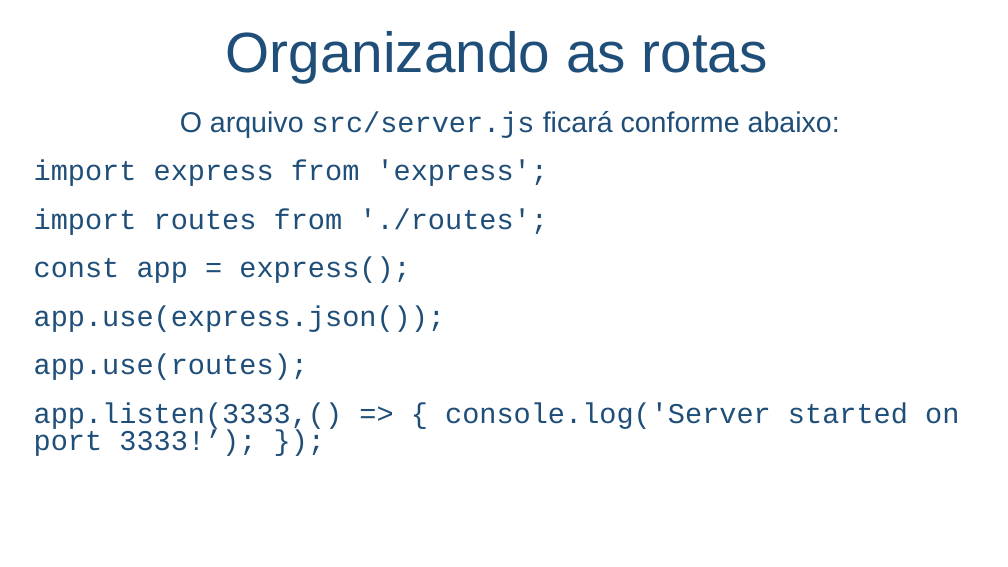
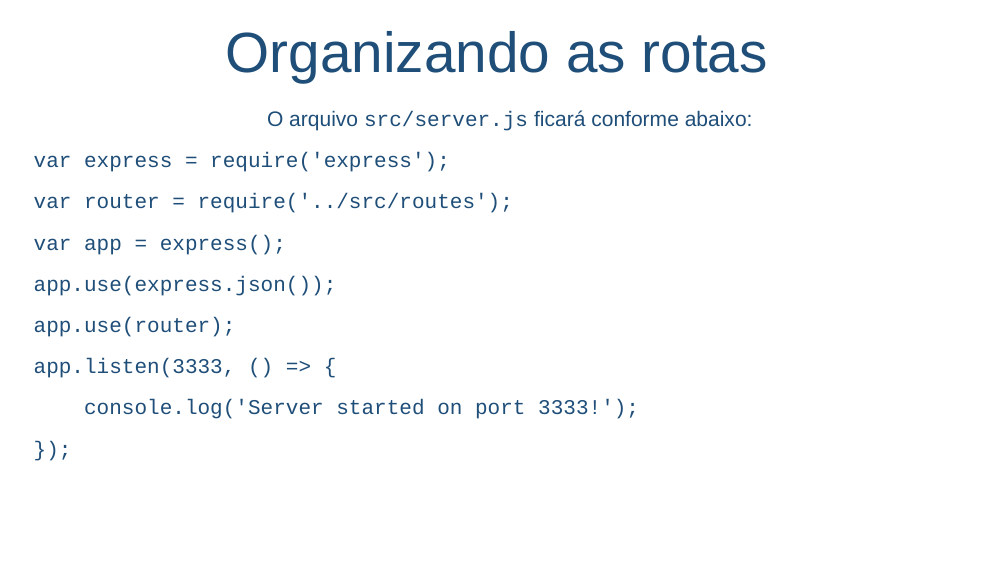
Before and after one commit to salmo-jr/public-slides, a slide deck: slide 60 of node-js.pptx (slide 57 before the commit). Drawn at 1008x567 pixels with LibreOffice and Linux fonts; fonts in the diff are those of the drawing; background and template pictures are left out. Boxes give left, top, right and bottom in pixels: in the first picture for what was removed or moved away, otherwise in the second. Text is boxed around its words. In the diff, an @@ line names an element or a change of style, - is before the commit and + after.

```diff
--- a/node-js.pptx
+++ b/node-js.pptx
@@ text at [34,110,753,296]: size 27.2 to 20 pt in "O arquivo src/server.js ficará conforme abaixo:", "app.use(express.json());" @@
@@ text at [34,152,513,255]: text changed; size 27.2 to 20 pt @@
-import express from 'express';
-import routes from './routes';
-const app = express();
+var express = require('express');
+var router = require('../src/routes');
+var app = express();
@@ text at [34,317,639,419]: text changed; size 27.2 to 20 pt @@
-app.use(routes);
-app.listen(3333,() => { console.log('Server started on port 3333!’); });
+app.use(router);
+app.listen(3333, () => {
+console.log('Server started on port 3333!');
+});
```
Also in this commit, not shown: 5 other slides changed, 6 slides added, 1 slide removed, 5 other files.
